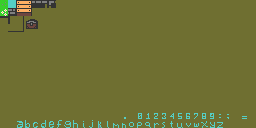
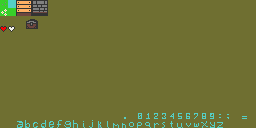
The second 256 x 128 image is a revision of the first. Changes to its layers:
painted on "tileset.bmp" over [0, 0, 56, 32]
